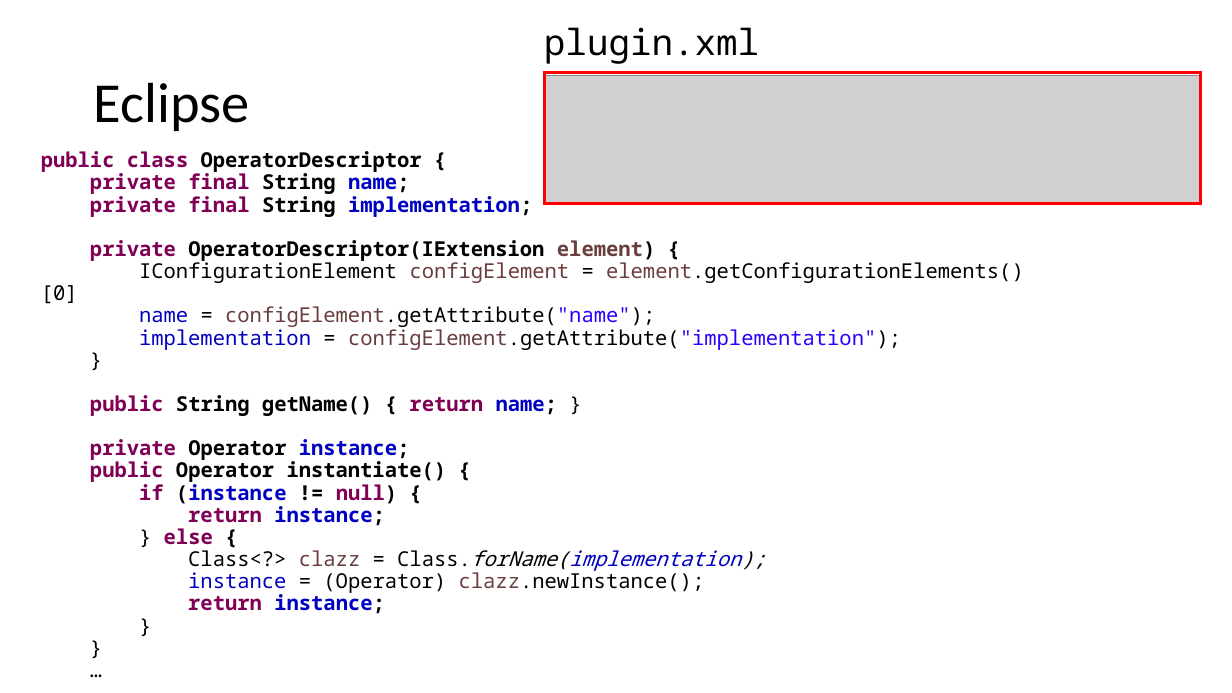
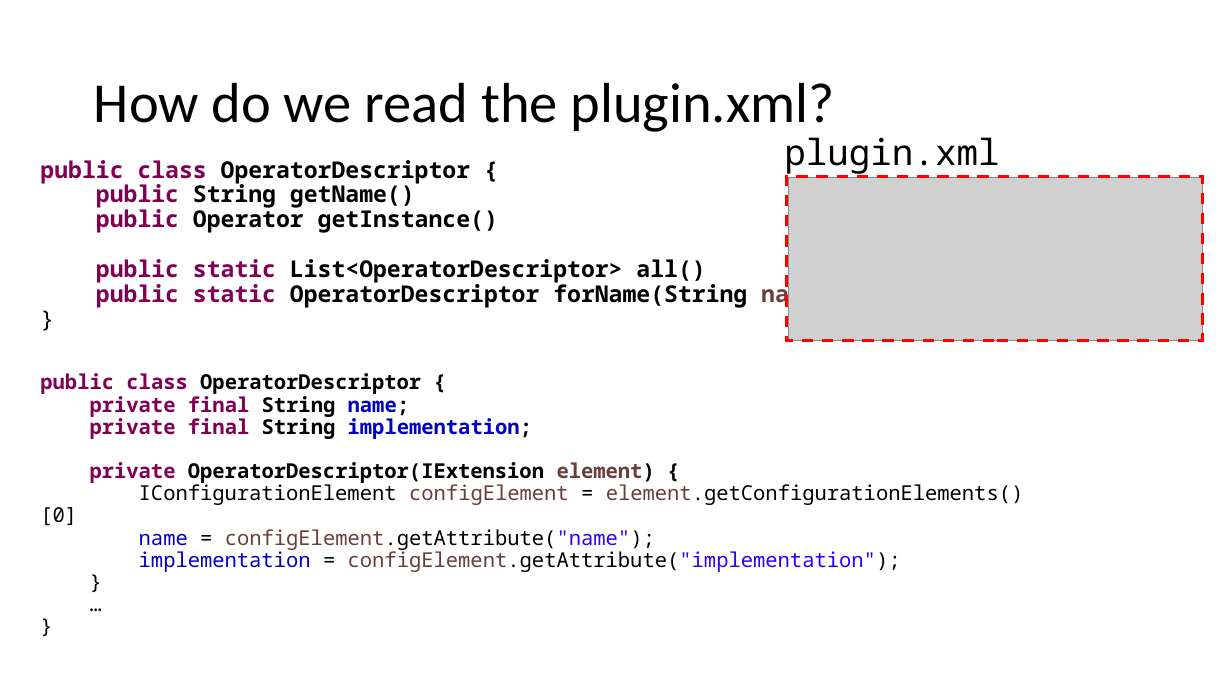
Before and after one commit to diffplug/sockets-and-plugs, a slide deck: slide 12 of Sockets and Plugs.pptx (slide 15 before the commit). Drawn at 1232x693 pixels with LibreOffice and Linux fonts; fonts in the diff are those of the drawing; grey boxes stand for pictures. Boxes give left, top, right and bottom in pixels: in the first picture for what was removed or moved away, otherwise in the second. Text is boxed around its words. In the diff, an @@ line names an element or a change of style, - is before the commit and + after.

```diff
--- a/Sockets and Plugs.pptx
+++ b/Sockets and Plugs.pptx
@@ title at [94, 82, 834, 132]: text changed @@
-Eclipse
+How do we read the plugin.xml?
@@ rectangle removed at [545, 73, 1201, 203] @@
@@ text "plugin.xml": place and size @@
-text "plugin.xml" at [544, 27, 759, 64]
+text "plugin.xml" at [784, 137, 999, 174]
@@ text added at [40, 160, 830, 308], 18 pt, text #000000, bold @@
+public class OperatorDescriptor {
+public String getName()
+public Operator getInstance()
+public static List<OperatorDescriptor> all()
+public static OperatorDescriptor forName(String name)
+}
@@ rectangle added at [787, 177, 1202, 341], outline #FF0000 2.25 pt dashed @@
@@ picture: place and size @@
-picture at [546, 76, 1202, 202]
+picture at [789, 177, 1203, 341]
@@ text at [40, 373, 1024, 572]: paragraphs removed @@
-}
-…
@@ text "public class OperatorDescriptor {": place and size @@
-text "public class OperatorDescriptor {" at [41, 151, 1024, 614]
+text "public class OperatorDescriptor {" at [40, 373, 1024, 572]
@@ text at [90, 395, 766, 614]: text changed; bold off @@
-public String getName() { return name; }
-private Operator instance;
-public Operator instantiate() {
-if (instance != null) {
-return instance;
-} else {
-Class<?> clazz = Class.forName(implementation);
-instance = (Operator) clazz.newInstance();
-return instance;
+…
```
Also in this commit, not shown: 10 other slides changed, 9 slides added, 5 slides removed.
